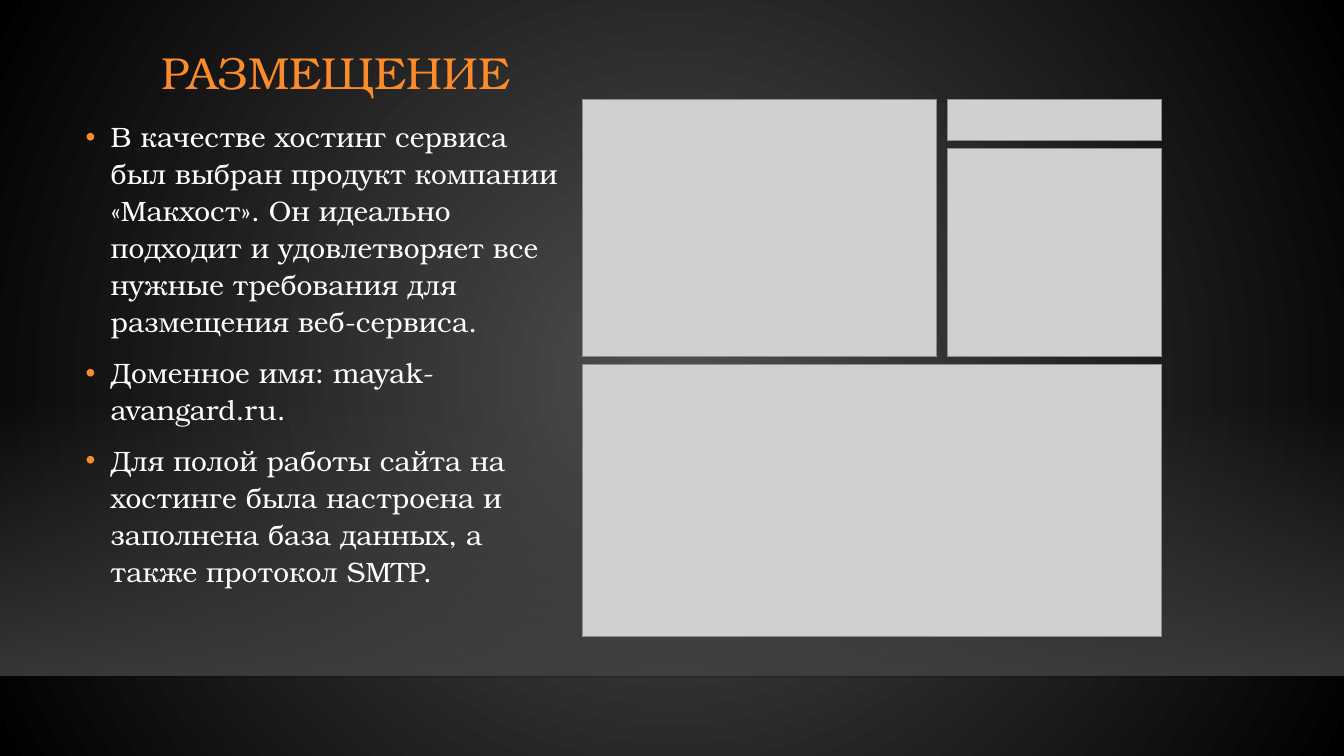
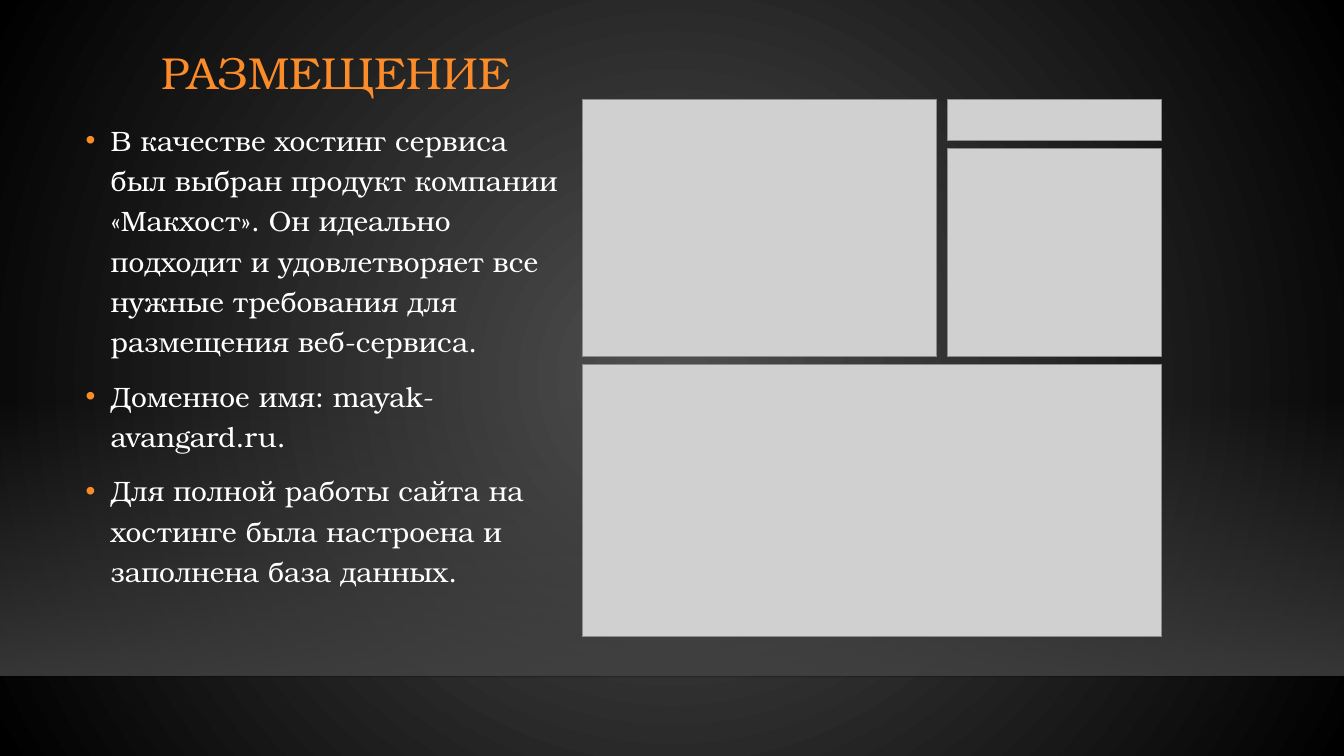
Before and after one commit to gunger28/diploma, a slide deck: slide 13 of Гунгер Диплом презентация.pptx (slide 11 before the commit). Drawn at 1344x756 pixels with LibreOffice and Linux fonts; fonts in the diff are those of the drawing; grey boxes stand for pictures; background and template pictures are left out. Boxes give left, top, right and bottom in pixels: in the first picture for what was removed or moved away, otherwise in the second. Text is boxed around its words. In the diff, an @@ line names an element or a change of style, - is before the commit and + after.

```diff
--- a/Гунгер Диплом презентация.pptx
+++ b/Гунгер Диплом презентация.pptx
@@ text at (111,132,558,454): line spacing 1.1 to 1.2 @@
@@ text at (111,480,524,587): text changed @@
-• Для полой работы сайта на хостинге была настроена и заполнена база данных, а также протокол SMTP.
+• Для полной работы сайта на хостинге была настроена и заполнена база данных.
```
Also in this commit, not shown: 8 other slides changed, 2 slides added, 3 other files.
